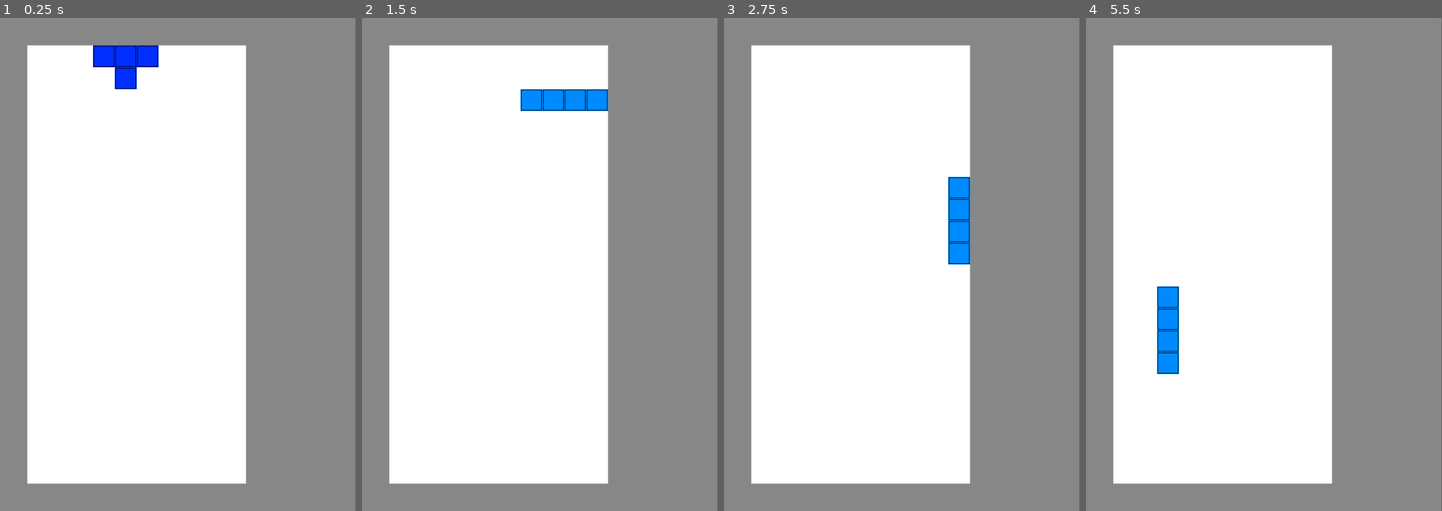
Above: before the commit, frames 1-4 (left to right).
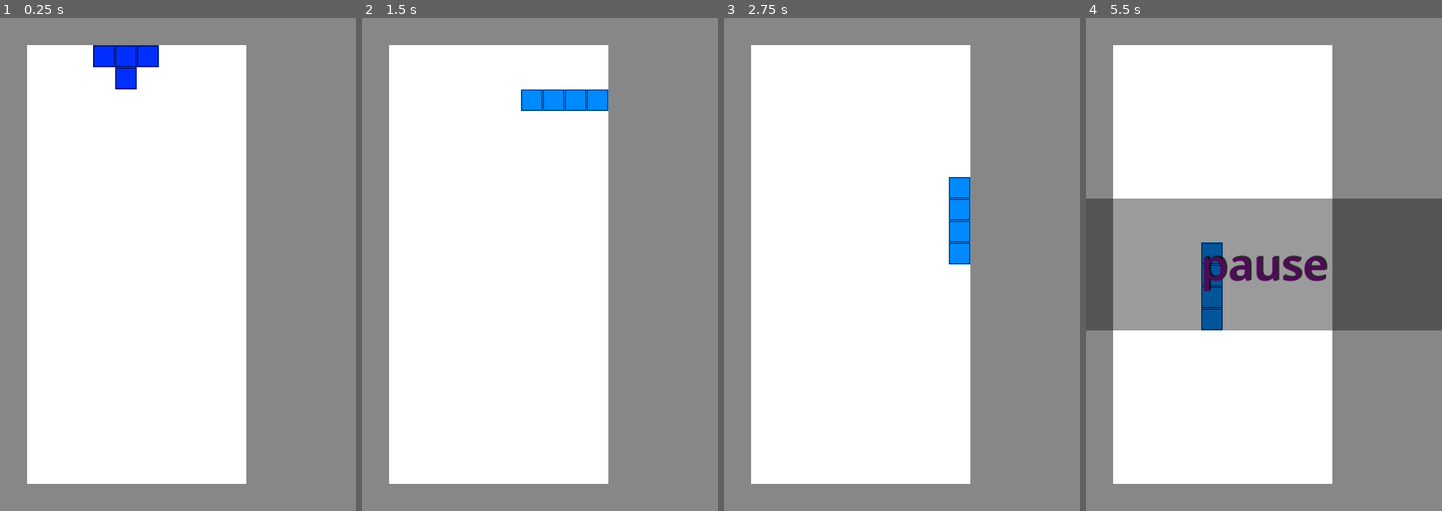
Above: after the commit, the same moments.

Repository: xinaxi/tetris
Game: Godot game, scene res://scenes/main.tscn
Same seed, same stepped clock (60 frames per second), same inputs: the game is played once before the commit and once after it.
Inputs:
- Up to frame 1 (0.25 s): no input
- Up to frame 2 (1.5 s): tap Enter (restart) at 0.5 s; hold Right (right) 0.53-1.28 s; hold Up (rotate) 0.53-1.28 s; hold Down (down) from 1.28 s (still down); tap Up (rotate) at 1.35 s
- Up to frame 3 (2.75 s): release Down (down) at 2.03 s; hold Right (right) from 2.03 s (still down); hold Up (rotate) from 2.03 s (still down)
- Up to frame 4 (5.5 s): release Up (rotate) at 2.78 s; tap Up (rotate) at 2.85, 4.35 s; release Right (right) at 3.53 s; hold Up (rotate) 3.53-4.28 s; hold Left (left) 3.53-5.03 s; tap Escape (pause, bound only after the commit) at 4.15 s; hold Down (down) from 5.03 s (still down); hold Up (rotate) from 5.03 s (still down)
In our replay, the window is 577x800 before the commit and 578x800 after it. These sizes can differ from the game's own. Grey fills any space a smaller window leaves; there, only what the larger window draws over its background counts as a difference.

The runs differ from the first frame. In frame 1, 0.6% of the frame differs, in the area x 7-70%, y 5-95%; in frame 2, 0.6%; in frame 3, 0.6%; in frame 4, 28%, in the area x 0-100%, y 5-95%.

Commit message:
pause

Diff:
--- a/project.godot
+++ b/project.godot
@@ -13,12 +13,16 @@
 config/name="tetris"
 run/main_scene="res://scenes/main.tscn"
 config/features=PackedStringArray("4.1", "Forward Plus")
-config/icon="res://icon.svg"
+boot_splash/bg_color=Color(0, 0, 0, 1)
+boot_splash/fullsize=false
+config/icon="res://icon.png"
 
 [display]
 
 window/size/viewport_width=650
 window/size/viewport_height=900
+window/stretch/mode="canvas_items"
+window/stretch/aspect="expand"
 
 [input]
 
@@ -53,3 +57,8 @@
 "events": [Object(InputEventKey,"resource_local_to_scene":false,"resource_name":"","device":-1,"window_id":0,"alt_pressed":false,"shift_pressed":false,"ctrl_pressed":false,"meta_pressed":false,"pressed":false,"keycode":0,"physical_keycode":32,"key_label":0,"unicode":32,"echo":false,"script":null)
 ]
 }
+pause={
+"deadzone": 0.5,
+"events": [Object(InputEventKey,"resource_local_to_scene":false,"resource_name":"","device":-1,"window_id":0,"alt_pressed":false,"shift_pressed":false,"ctrl_pressed":false,"meta_pressed":false,"pressed":false,"keycode":0,"physical_keycode":4194305,"key_label":0,"unicode":0,"echo":false,"script":null)
+]
+}
--- a/scenes/main.tscn
+++ b/scenes/main.tscn
@@ -1,6 +1,7 @@
-[gd_scene load_steps=2 format=3 uid="uid://bm5uk7w1gsi26"]
+[gd_scene load_steps=3 format=3 uid="uid://bm5uk7w1gsi26"]
 
 [ext_resource type="Script" path="res://scripts/main.gd" id="1_ibk4f"]
+[ext_resource type="Script" path="res://scripts/pause.gd" id="2_a0f6e"]
 
 [node name="root" type="Node"]
 script = ExtResource("1_ibk4f")
@@ -53,3 +54,40 @@
 text = "Game over
 Enter to restart"
 horizontal_alignment = 1
+
+[node name="pause" type="ColorRect" parent="."]
+process_mode = 3
+visible = false
+anchors_preset = 14
+anchor_top = 0.5
+anchor_right = 1.0
+anchor_bottom = 0.5
+offset_top = -120.0
+offset_bottom = 120.0
+grow_horizontal = 2
+grow_vertical = 2
+size_flags_horizontal = 4
+color = Color(0.0352941, 0.0352941, 0.0352941, 0.407843)
+script = ExtResource("2_a0f6e")
+
+[node name="lable" type="Label" parent="pause"]
+layout_mode = 1
+anchors_preset = 8
+anchor_left = 0.5
+anchor_top = 0.5
+anchor_right = 0.5
+anchor_bottom = 0.5
+offset_left = -116.0
+offset_top = -56.5
+offset_right = 116.0
+offset_bottom = 56.5
+grow_horizontal = 2
+grow_vertical = 2
+size_flags_stretch_ratio = 0.0
+theme_override_colors/font_color = Color(0.305882, 0.0431373, 0.337255, 1)
+theme_override_colors/font_shadow_color = Color(0, 0, 0, 0.756863)
+theme_override_constants/shadow_offset_x = 3
+theme_override_constants/shadow_offset_y = -2
+theme_override_font_sizes/font_size = 80
+text = "pause"
+horizontal_alignment = 1
--- /dev/null
+++ b/scripts/pause.gd
@@ -0,0 +1,9 @@
+extends Control
+
+func _input(event):
+	if event.is_action_pressed("pause"):
+		on_paused_pressed()
+
+func on_paused_pressed():
+	get_tree().paused = not get_tree().paused
+	visible = not visible
Not shown, added: export_presets.cfg
Binary file added: icon.png
Not shown, added: icon.png.import
